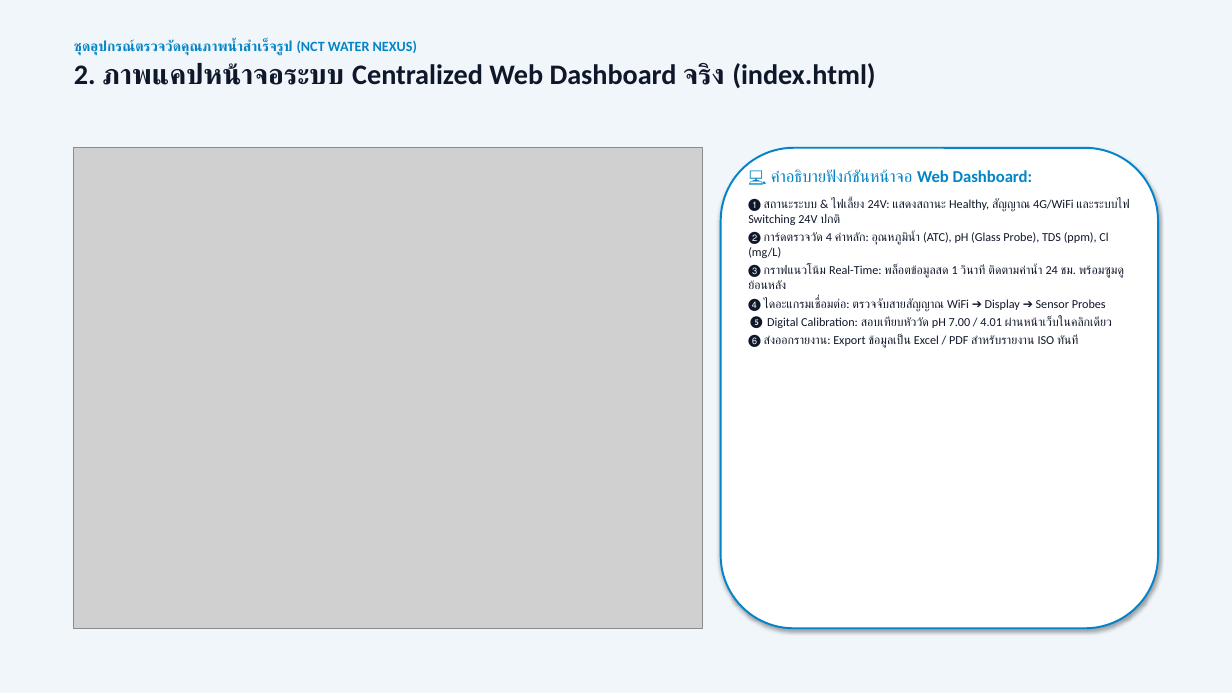
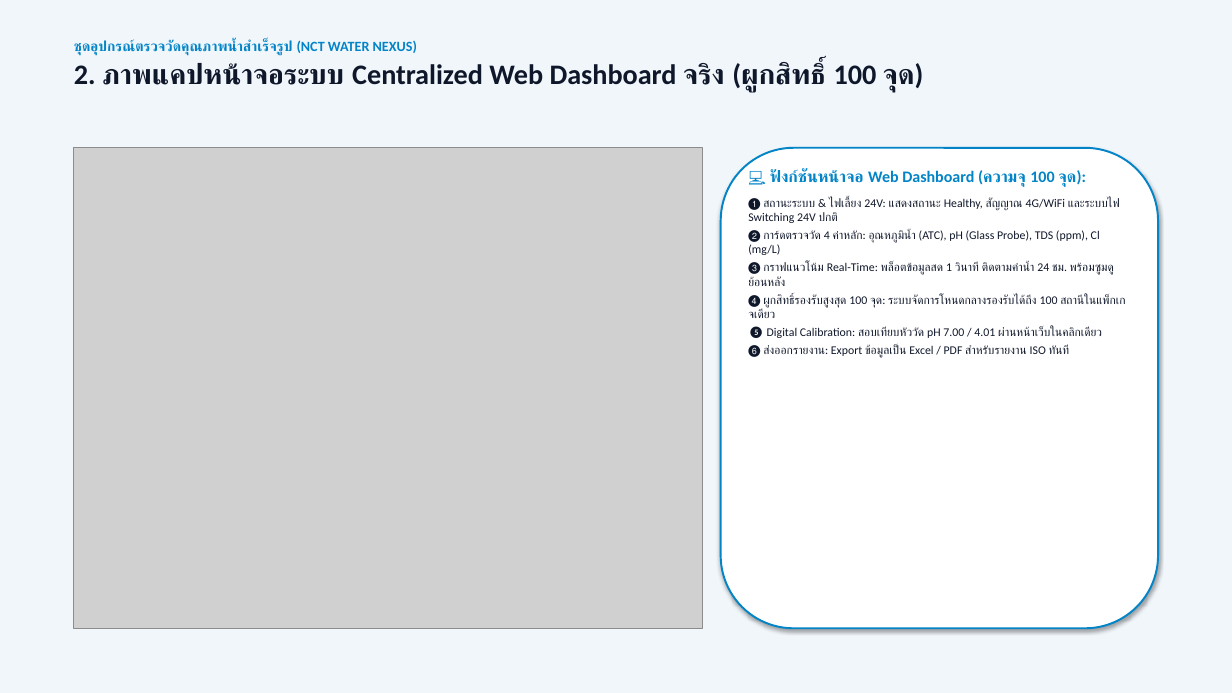
Before and after one commit to WoobWarb/nct-water-nexus, a slide deck: slide 3 of NCT_Water_Nexus_Report_and_Pricing.pptx. Drawn at 1232x693 pixels with LibreOffice and Linux fonts; fonts in the diff are those of the drawing; grey boxes stand for pictures. Boxes give left, top, right and bottom in pixels: in the first picture for what was removed or moved away, otherwise in the second. Text is boxed around its words. In the diff, an @@ line names an element or a change of style, - is before the commit and + after.

```diff
--- a/NCT_Water_Nexus_Report_and_Pricing.pptx
+++ b/NCT_Water_Nexus_Report_and_Pricing.pptx
@@ text at [74, 62, 924, 92]: text changed @@
-2. ภาพแคปหน้าจอระบบ Centralized Web Dashboard จริง (index.html)
+2. ภาพแคปหน้าจอระบบ Centralized Web Dashboard จริง (ผูกสิทธิ์ 100 จุด)
@@ text at [770, 169, 1086, 187]: text changed; size 13 to 12.5 pt @@
-💻 คำอธิบายฟังก์ชันหน้าจอ Web Dashboard:
+💻 ฟังก์ชันหน้าจอ Web Dashboard (ความจุ 100 จุด):
@@ text at [748, 198, 1120, 358]: size 9.5 to 9.2 pt in "❶ สถานะระบบ & ไฟเลี้ยง 24V: แสดงสถานะ Healthy, ...", "❷ การ์ดตรวจวัด 4 ค่าหลัก: อุณหภูมิน้ำ (ATC), pH ...", "❸ กราฟแนวโน้ม Real-Time: พล็อตข้อมูลสด 1 วินาที ติดตามค่าน้ำ ...", "❺ Digital Calibration: สอบเทียบหัววัด pH 7.00 / ..." and 1 more places @@
@@ text at [748, 295, 1126, 318]: text changed; size 9.5 to 9.2 pt @@
-❹ ไดอะแกรมเชื่อมต่อ: ตรวจจับสายสัญญาณ WiFi ➔ Display ➔ Sensor Probes
+❹ ผูกสิทธิ์รองรับสูงสุด 100 จุด: ระบบจัดการโหนดกลางรองรับได้ถึง 100 สถานีในแพ็กเกจเดียว
```
Also in this commit, not shown: 3 other slides changed, 8 other files.
